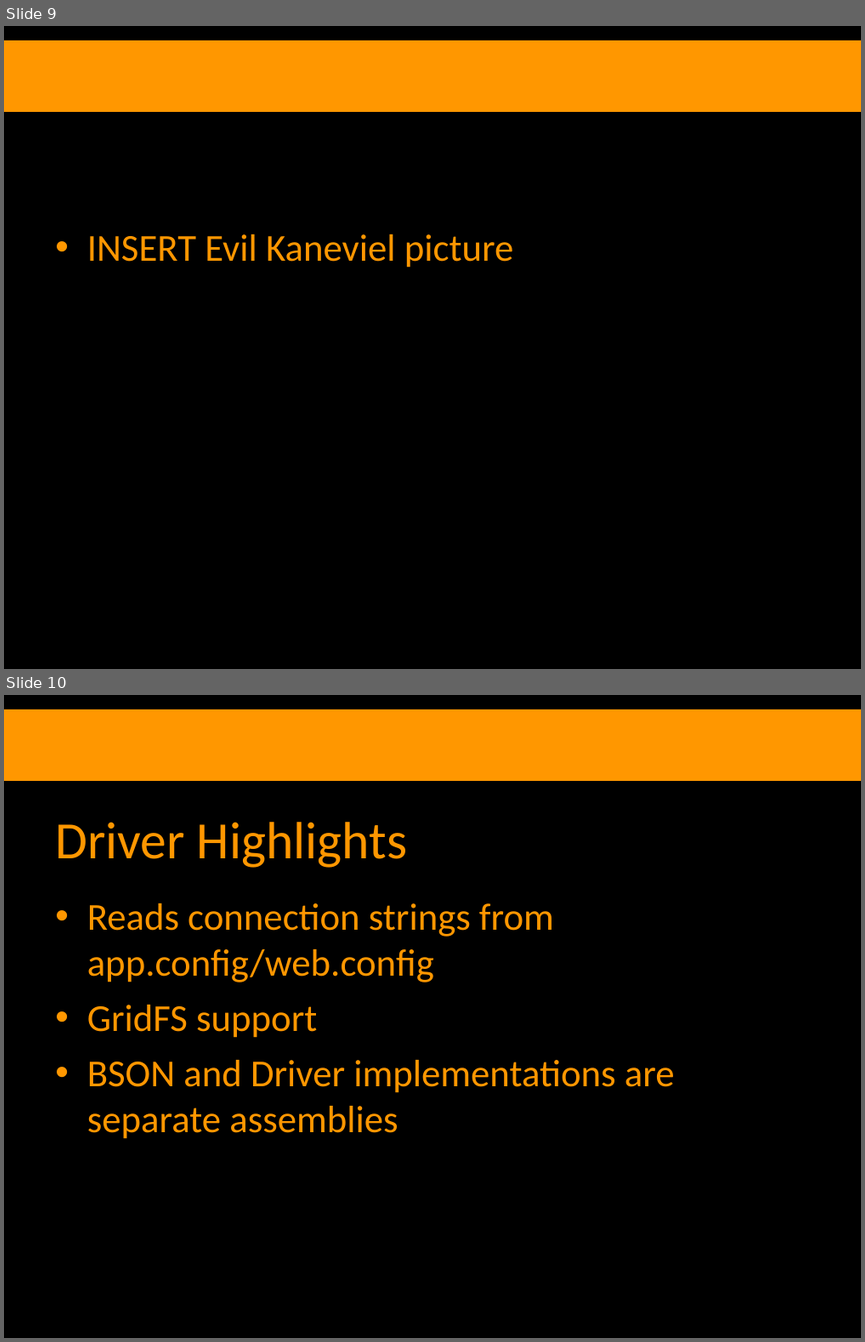
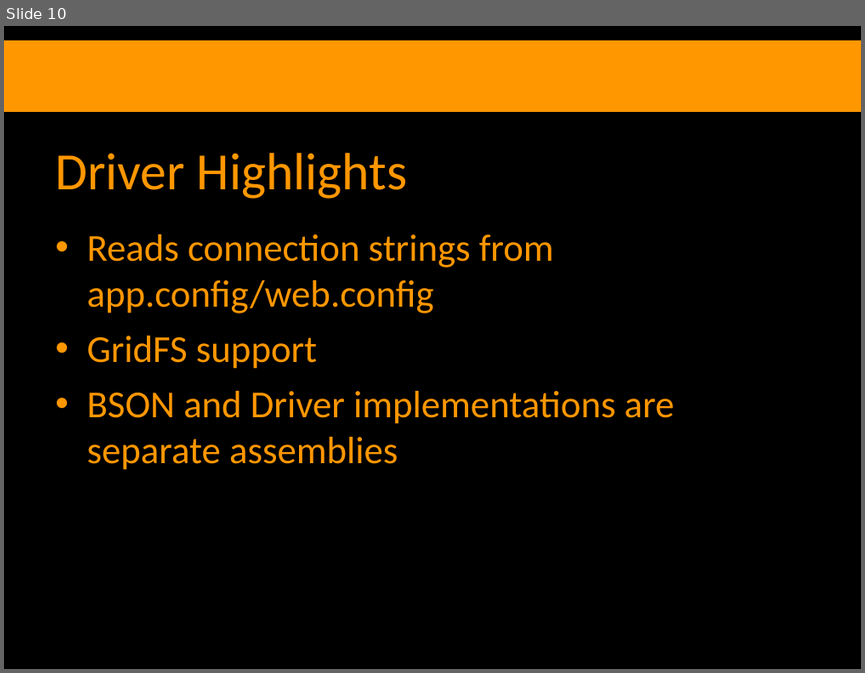
Before and after one commit to zippy1981/CodeCampNYC_Mongo, a slide deck: Slides.ppt. Shown one above the other, each under a label of ours: slides 9 and 10 before the commit, slide 10 after it. The pictures are 865x1342 and 865x673 pixels, drawn with LibreOffice and Linux fonts; fonts in the diff are those of the drawing; background and template pictures are left out. Boxes give left, top, right and bottom in pixels: in the first picture for what was removed or moved away, otherwise in the second. Text is boxed around its words. In the diff, an @@ line names an element or a change of style, - is before the commit and + after.

```diff
--- a/Slides.ppt
+++ b/Slides.ppt
@@ slide 9 removed at box(4, 26, 861, 669), background #000000; not listed: 1 template element that a slide beside it also shows @@
@@ text removed at box(87, 234, 514, 267) @@
-• INSERT Evil Kaneviel picture
```
Also in this commit, not shown: 3 slides changed, 1 slide added.
